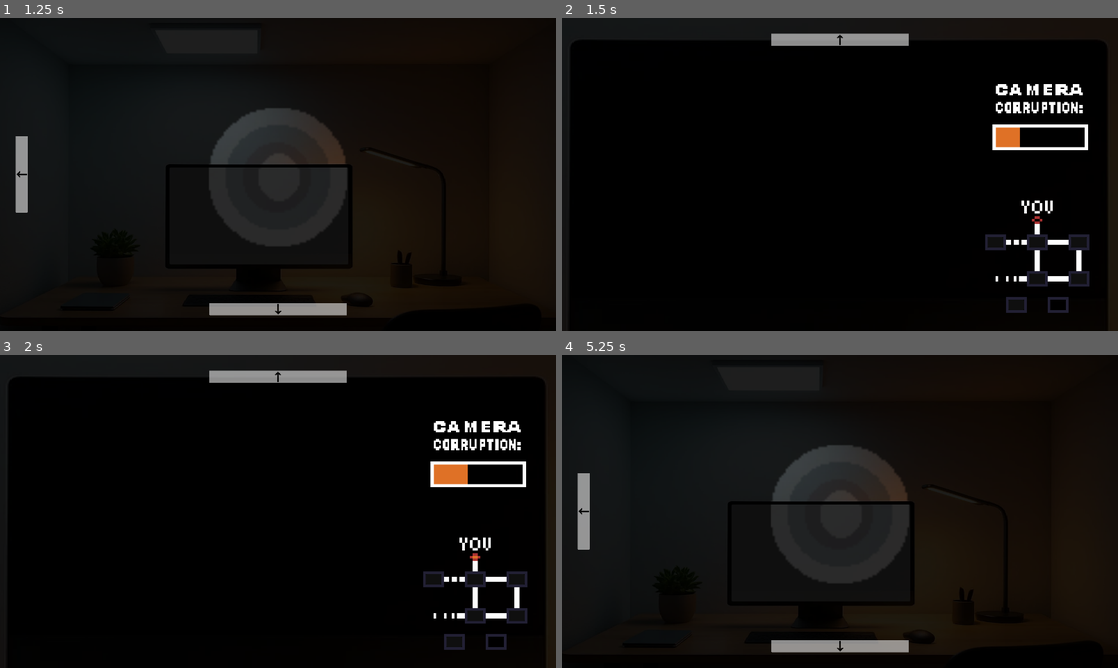
Above: before the commit, frames 1-4 (two rows, left to right).
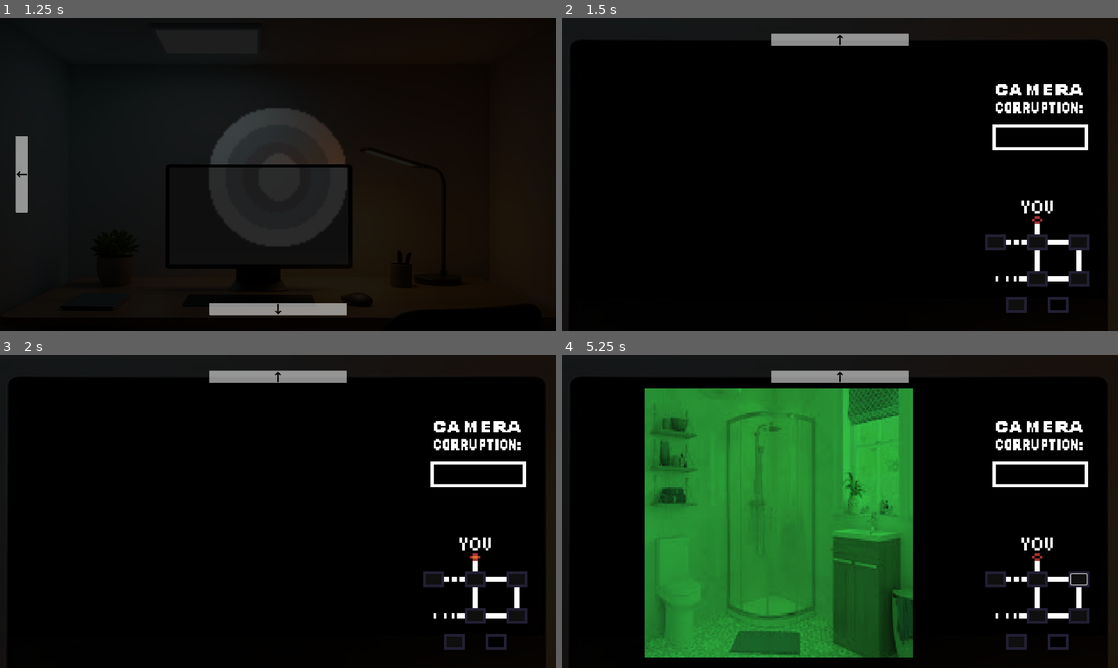
Above: after the commit, the same moments.

Repository: AwesomeYT2005/five-nights-with-monsters
Game: Godot game, scene res://scenes/main.tscn
Same seed, same stepped clock (60 frames per second), same inputs: the game is played once before the commit and once after it. Video files are missing from this copy of the repository; at most half a second of black plays in their place. Sound files missing from this copy of the repository are replaced by a short silence.
Inputs (mouse positions are in pixels of both pictures, inside the frame that each line leads up to):
- Up to frame 1 (1.25 s): click "PLAY" at 0.5 s
- Up to frame 2 (1.5 s): click (823, 215) at 1.25 s
- Up to frame 3 (2 s): no input
- Up to frame 4 (5.25 s): click (1017, 642) at 2 s; click (1056, 642) at 2.75 s; click (1034, 580) at 3.5 s; click (1079, 580) at 4.27 s; click (840, 514) at 5 s, where only the run before the commit has a clickable "PLAY"

Frame 1 is identical in both runs. In frame 2, 0.3% of the frame differs, in the area x 78-83%, y 34-42%; in frame 3, 0.4%; in frame 4, 52%, in the area x 2-100%, y 4-100%.

Commit message:
Update camera_map.tscn

Diff:
--- a/scenes/menu/camera_map.tscn
+++ b/scenes/menu/camera_map.tscn
@@ -382,7 +382,7 @@
 [node name="Corruption" type="Node" parent="Terrain/EnemyTimers"]
 
 [node name="SpawnTimer" type="Timer" parent="Terrain/EnemyTimers/Corruption"]
-wait_time = 0.1
+wait_time = 7.0
 autostart = true
 
 [node name="Floor1Buttons" type="Control" parent="."]
